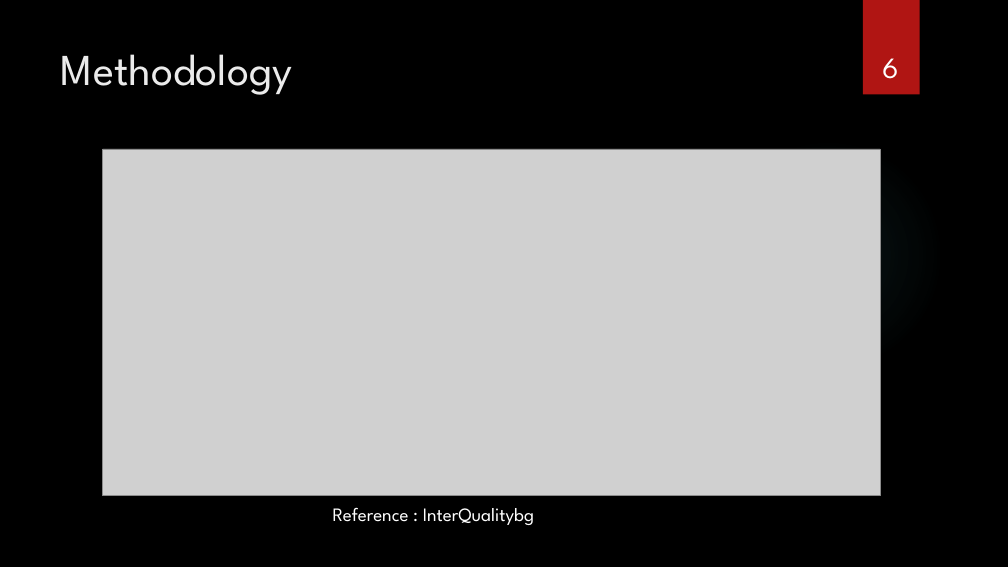
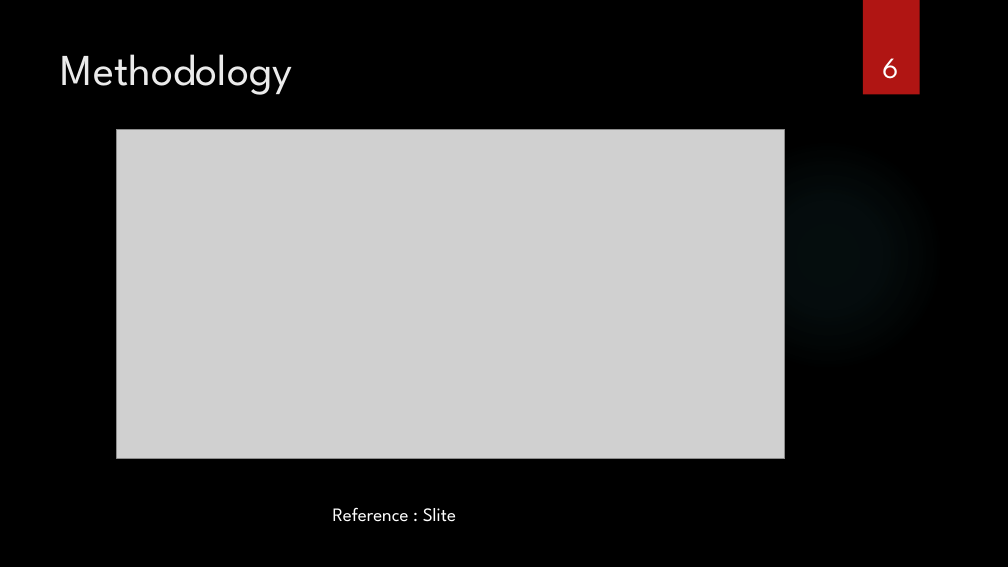
Before and after one commit to suyanthapa/Freelancing-Project, a slide deck: slide 6 of Documentation/Freelancing-Platform.pptx. Drawn at 1008x567 pixels with LibreOffice and Linux fonts; fonts in the diff are those of the drawing; grey boxes stand for pictures; background and template pictures are left out. Boxes give left, top, right and bottom in pixels: in the first picture for what was removed or moved away, otherwise in the second. Text is boxed around its words. In the diff, an @@ line names an element or a change of style, - is before the commit and + after.

```diff
--- a/Documentation/Freelancing-Platform.pptx
+++ b/Documentation/Freelancing-Platform.pptx
@@ picture: place and size @@
-picture at <box>103,149,881,496</box>
+picture at <box>117,129,785,458</box>
@@ text at <box>333,507,456,522</box>: text changed @@
-Reference : InterQualitybg
+Reference : Slite
```
Also in this commit, not shown: 3 other slides changed, 1 other file.
